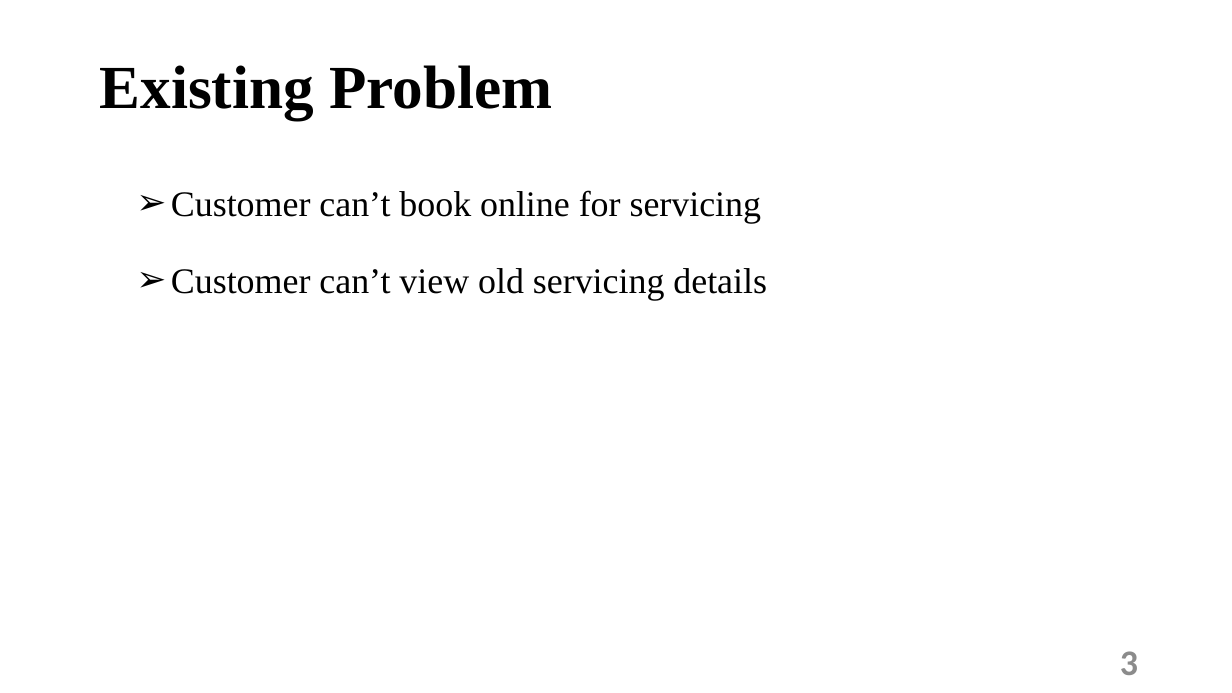
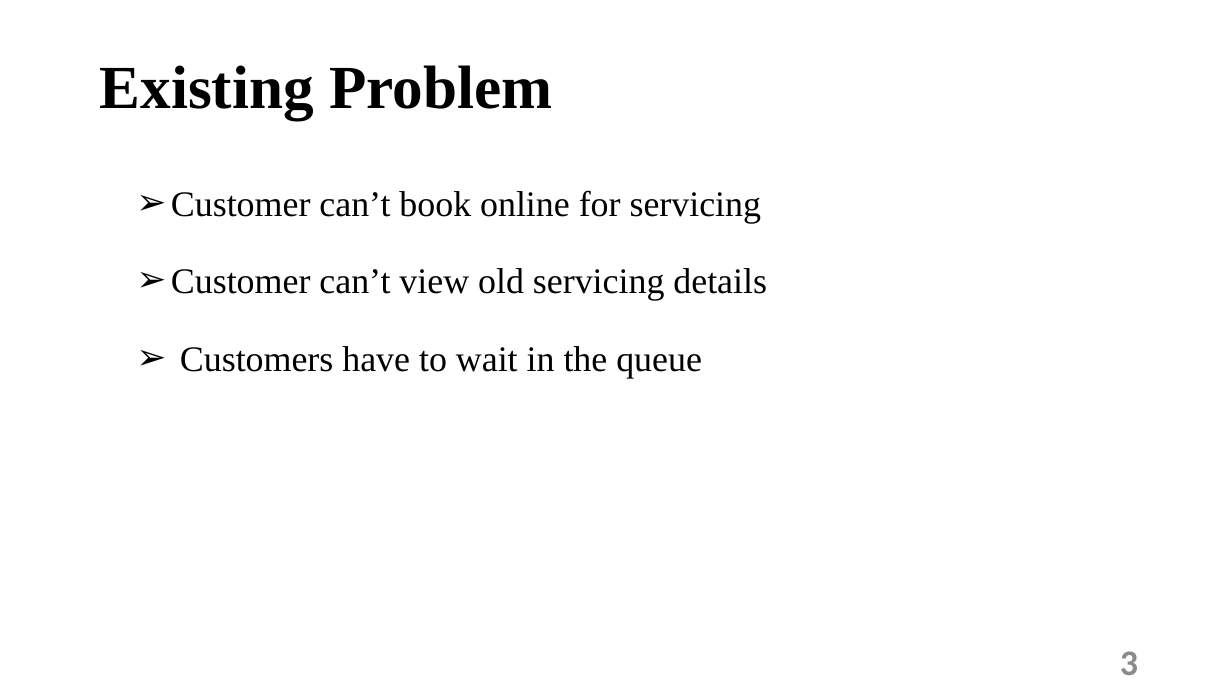
Before and after one commit to ngima29/projectdoc, a slide deck: slide 3 of documents/project doc/Mid defence(Bike Sewa).pptx. Drawn at 1232x693 pixels with LibreOffice and Linux fonts; fonts in the diff are those of the drawing. Boxes give left, top, right and bottom in pixels: in the first picture for what was removed or moved away, otherwise in the second. Text is boxed around its words. In the diff, an @@ line names an element or a change of style, - is before the commit and + after.

```diff
--- a/documents/project doc/Mid defence(Bike Sewa).pptx
+++ b/documents/project doc/Mid defence(Bike Sewa).pptx
@@ subtitle at [180, 346, 702, 378]: paragraph added @@
+➢ Customers have to wait in the queue
```
Also in this commit, not shown: 3 other slides changed, 2 slides added, 1 slide removed, 11 other files.
